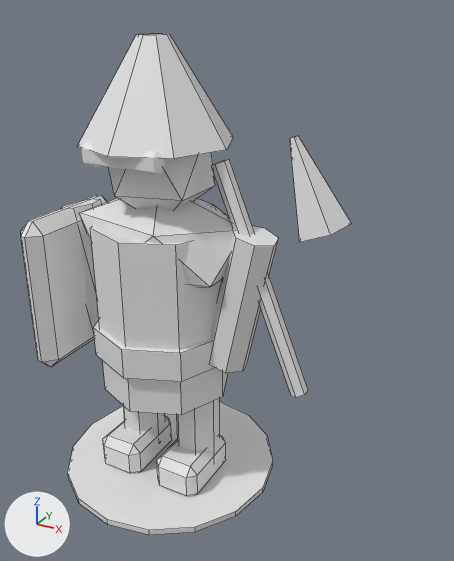
The FBX model Assets/Art/Models/Generated/Vanguard.fbx, before and after one commit.
The view is the same before and after, from a camera (50 mm lens) standing at (1.32, -1.89, 1.89) and looking at (0.27, 0.02, 0.93). Lighting does not change. The marker at lower left points along +X, +Y and +Z. The older version comes first. Mesh edges are drawn as thin lines on the coarser meshes. Where no turn or scale is listed for an object, it has been applied to the vertices.

In view in the first picture: 'Arm.001', 'Belt', 'BlobShadow', 'Body', 'Boot', 'Boot.001', 'Head', 'Helmet', 'Shield', 'Shoulders', 'Weapon', 'WeaponBlade' and 4 more.
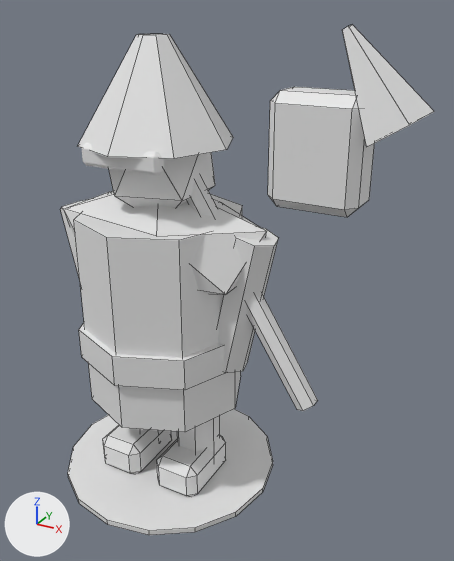
The newer file is also rescaled (x1.105) as a whole; pictures and numbers use the older file's frame.

Where the change shows, as pixel boxes (x1, y1, x2, y2) in the pictures (454 x 561 px):
'Body', rescaled (22% wider, 19% taller)
    before: (90, 215, 228, 415)
    after: (74, 194, 242, 432)
'GreatWeaponHead', added
    after: (268, 87, 374, 217)
'Shoulders', rescaled (30% wider, 15% taller)
    before: (79, 198, 234, 288)
    after: (64, 191, 266, 295)
'Shield', deleted
    before: (21, 195, 107, 367)
'Belt', rescaled (20% wider, 8% taller)
    before: (93, 320, 214, 382)
    after: (79, 323, 224, 390)
'GreatWeaponSpike', added
    after: (342, 25, 434, 147)
'Weapon', deleted
    before: (211, 160, 308, 397)
'GreatWeaponHandle', added
    after: (187, 178, 318, 411)
'WeaponBlade', deleted
    before: (290, 136, 351, 242)
'Arm', unchanged, covered by the edit
    before: (61, 199, 102, 332)
    after: (60, 200, 86, 280)

The change, as a list of edits to the scene's bpy script:
```text
Change me_body_mesh:
    used by ob_body; location = (0.0, 0.0, 0.779)
    remove me_body_mesh.from_pydata(...)  # 16 vertices, 10 faces; spans x -0.266..0.266, y -0.266..0.266, z -0.352..0.352
    add me_body_mesh.from_pydata(...)  # 16 vertices, 10 faces; spans x -0.323..0.323, y -0.323..0.323, z -0.389..0.39
    me_body_mesh part 3: the whole mesh is scaled about its middle by (1.21, 1.21, 1.11)
Change me_shoulders_mesh:
    used by ob_shoulders; location = (0.0, 0.0, 1.064)
    remove me_shoulders_mesh.from_pydata(...)  # 12 vertices, 20 faces; spans x -0.357..0.357, y -0.21..0.21, z -0.209..0.209
    add me_shoulders_mesh.from_pydata(...)  # 12 vertices, 20 faces; spans x -0.442..0.442, y -0.226..0.226, z -0.228..0.228
    me_shoulders_mesh part 1: the whole mesh is scaled about its middle by (1.24, 1.08, 1.09)
Change me_belt_mesh:
    used by ob_belt; location = (0.0, 0.0, 0.655)
    remove me_belt_mesh.from_pydata(...)  # 16 vertices, 10 faces; spans x -0.29..0.29, y -0.29..0.29, z -0.062..0.062
    add me_belt_mesh.from_pydata(...)  # 16 vertices, 10 faces; spans x -0.347..0.347, y -0.347..0.347, z -0.062..0.062
    me_belt_mesh part 2: the whole mesh is scaled about its middle by (1.2, 1.2, 1)
Add me_greatweaponspike_mesh:
    me_greatweaponspike_mesh.from_pydata([(0.086, 0.114, -0.137), (-0.086, 0.017, 0.137), (0.178, 0.035, -0.08), (-0.072, 0.005, 0.146), (0.142, -0.092, -0.101), (-0.077, -0.014, 0.142), (0.029, -0.092, -0.172), (-0.094, -0.014, 0.132), (-0.006, 0.035, -0.194), (-0.099, 0.005, 0.128)], [], [(0, 1, 3, 2), (2, 3, 5, 4), (4, 5, 7, 6), (3, 1, 9, 7, 5), (6, 7, 9, 8), (8, 9, 1, 0), (0, 2, 4, 6, 8)])
    me_greatweaponspike_mesh.materials.append(mat_dc_enemy)  # white #e7e7e7
Add me_greatweaponhandle_mesh:
    me_greatweaponhandle_mesh.from_pydata(...)  # 12 vertices, 8 faces; spans x -0.346..0.346, y -0.043..0.043, z -0.523..0.523
    me_greatweaponhandle_mesh.materials.append(mat_dc_dark)  # white #e7e7e7
Add me_greatweaponhead_mesh:
    me_greatweaponhead_mesh.from_pydata(...)  # 24 vertices, 26 faces; spans x -0.152..0.152, y -0.086..0.086, z -0.181..0.181
    me_greatweaponhead_mesh.materials.append(mat_dc_enemy)  # white #e7e7e7
Remove ob_weaponblade:
    ob_weaponblade = bpy.data.objects.new('WeaponBlade', me_weaponblade_mesh)
    ob_weaponblade.location = (0.589, 0.0, 1.349)
Remove ob_weapon:
    ob_weapon = bpy.data.objects.new('Weapon', me_weapon_mesh)
    ob_weapon.location = (0.428, 0.0, 0.969)
Remove ob_shield:
    ob_shield = bpy.data.objects.new('Shield', me_shield_mesh)
    ob_shield.location = (-0.399, -0.076, 0.836)
Add ob_greatweaponspike:
    ob_greatweaponspike = bpy.data.objects.new('GreatWeaponSpike', me_greatweaponspike_mesh)
    ob_greatweaponspike.location = (0.779, -0.038, 1.691)
Add ob_greatweaponhandle:
    ob_greatweaponhandle = bpy.data.objects.new('GreatWeaponHandle', me_greatweaponhandle_mesh)
    ob_greatweaponhandle.location = (0.323, -0.019, 1.026)
Add ob_greatweaponhead:
    ob_greatweaponhead = bpy.data.objects.new('GreatWeaponHead', me_greatweaponhead_mesh)
    ob_greatweaponhead.location = (0.636, -0.038, 1.473)
```
